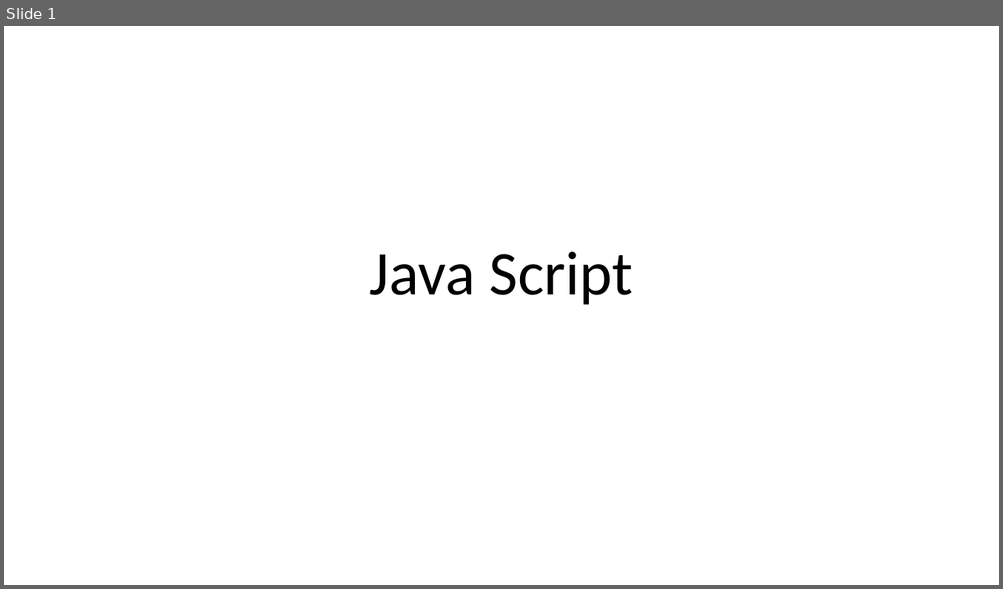
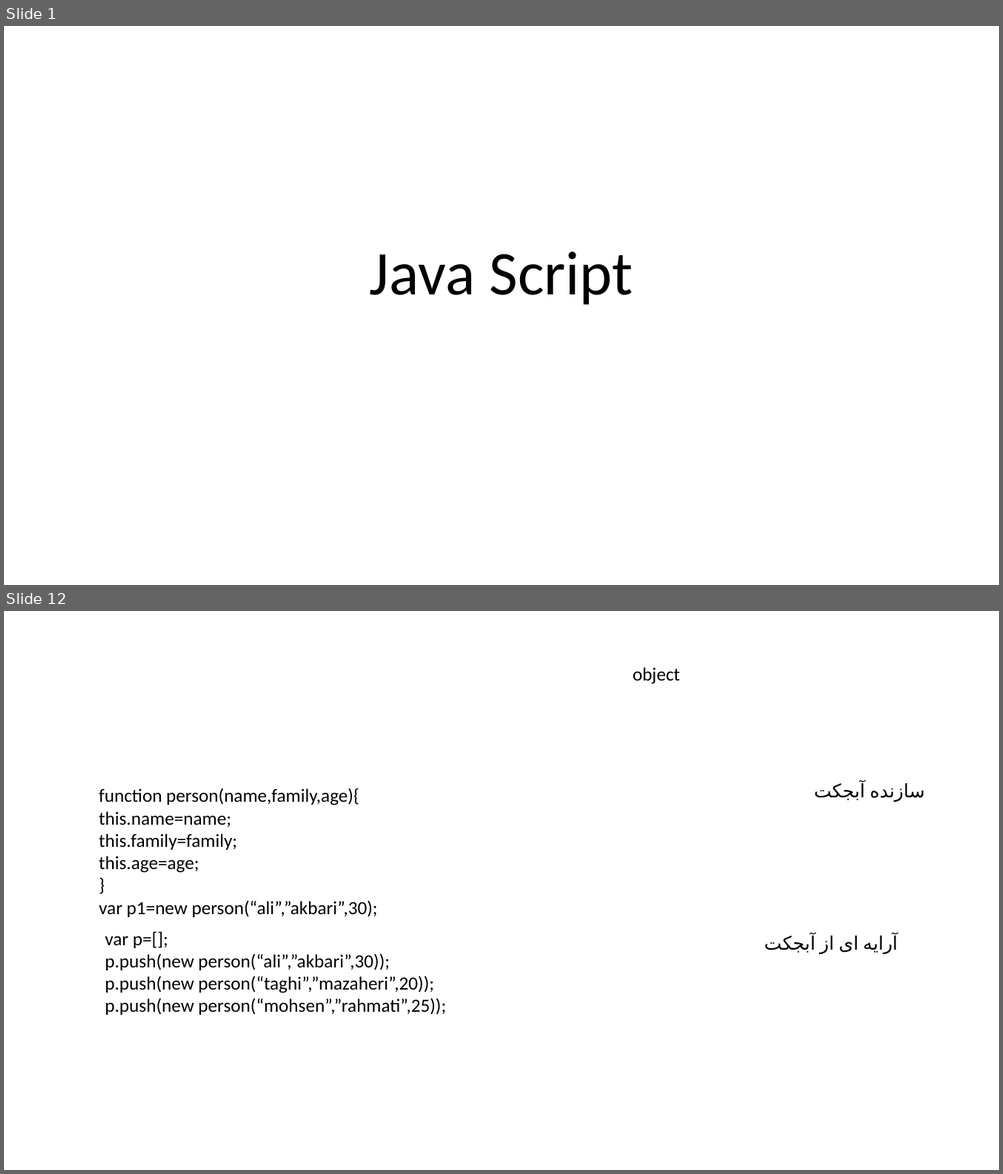
Before and after one commit to RezaFattahi/webdevelop, a slide deck: LEARNING.NOTE/js.pptx. Shown one above the other, each under a label of ours: slide 1 before the commit, slides 1 and 12 after it; the slides between them are not shown. The pictures are 1003x589 and 1003x1174 pixels, drawn with LibreOffice and Linux fonts; fonts in the diff are those of the drawing. Boxes give left, top, right and bottom in pixels: in the first picture for what was removed or moved away, otherwise in the second. Text is boxed around its words. In the diff, an @@ line names an element or a change of style, - is before the commit and + after.

```diff
--- a/LEARNING.NOTE/js.pptx
+++ b/LEARNING.NOTE/js.pptx
@@ slide 12 added at (4, 611, 999, 1170), background #FFFFFF @@
@@ text added at (632, 667, 680, 684), 18 pt, text #000000 @@
+object
@@ text added at (99, 788, 378, 917), 18 pt, text #000000 @@
+function person(name,family,age){
+this.name=name;
+this.family=family;
+this.age=age;
+}
+var p1=new person(“ali”,”akbari”,30);
@@ text added at (764, 783, 925, 953), 18 pt, text #000000 @@
+سازنده آبجکت
@@ text added at (105, 931, 446, 1015), 18 pt, text #000000 @@
+var p=[];
+p.push(new person(“ali”,”akbari”,30));
+p.push(new person(“taghi”,”mazaheri”,20));
+p.push(new person(“mohsen”,”rahmati”,25));
@@ text added at (862, 934, 897, 954), 18 pt, text #000000 @@
+آرایه ای از آبجکت
```
Also in this commit, not shown: 3 slides changed, 15 other slides added, 1 other file.
